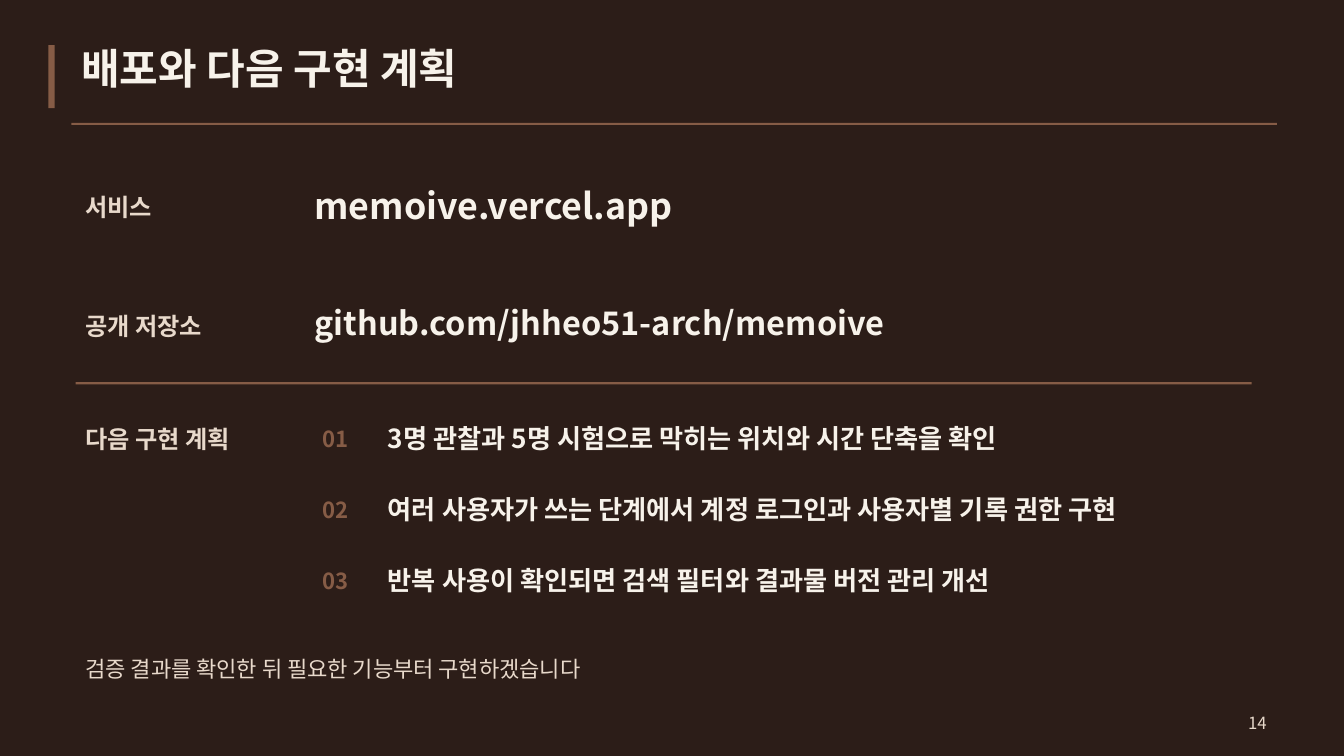
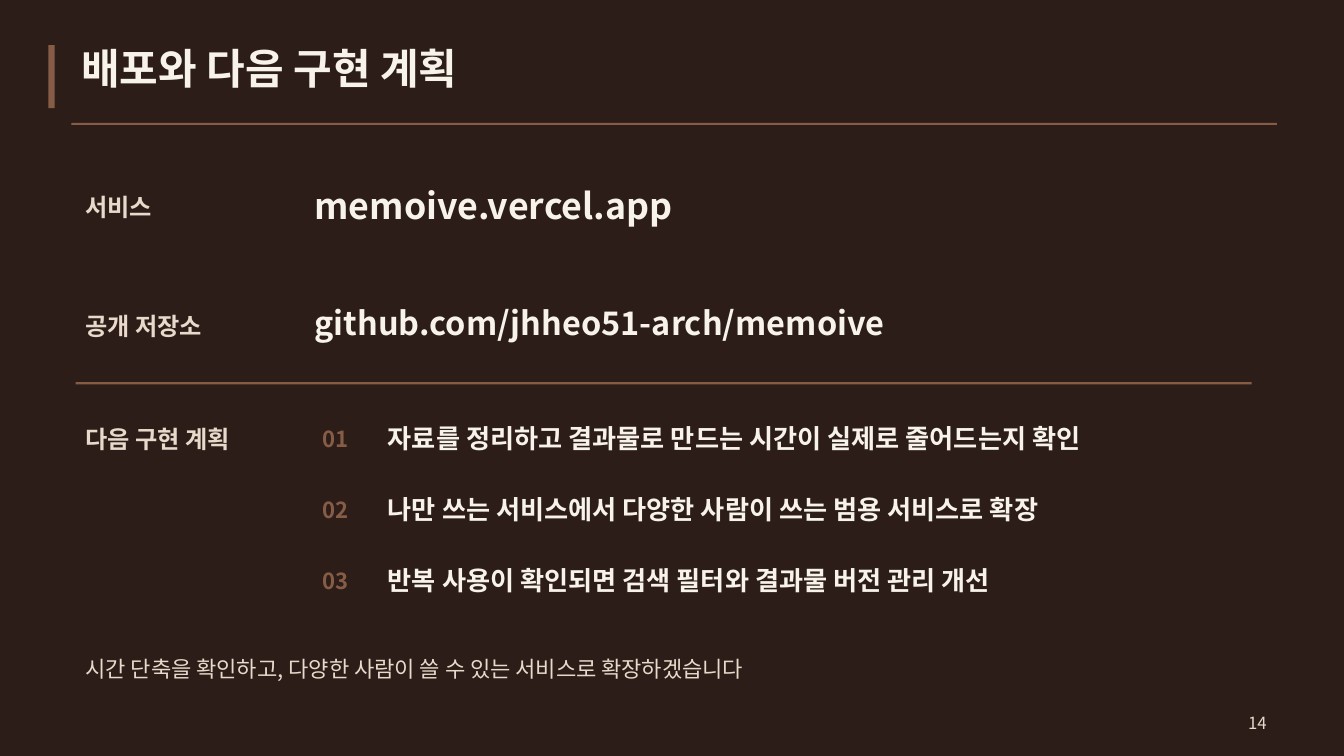
Before and after one commit to jhheo51-arch/memoive, a slide deck: slide 14 of docs/presentation/MEMOIVE-Presentation.pptx. Drawn at 1344x756 pixels with LibreOffice and Linux fonts; fonts in the diff are those of the drawing. Boxes give left, top, right and bottom in pixels: in the first picture for what was removed or moved away, otherwise in the second. Text is boxed around its words. In the diff, an @@ line names an element or a change of style, - is before the commit and + after.

Commit message:
docs: refine final presentation plan (#10)

```diff
--- a/docs/presentation/MEMOIVE-Presentation.pptx
+++ b/docs/presentation/MEMOIVE-Presentation.pptx
@@ text at bbox=[388, 426, 1080, 451]: text changed @@
-3명 관찰과 5명 시험으로 막히는 위치와 시간 단축을 확인
+자료를 정리하고 결과물로 만드는 시간이 실제로 줄어드는지 확인
@@ text at bbox=[388, 497, 1038, 522]: text changed @@
-여러 사용자가 쓰는 단계에서 계정 로그인과 사용자별 기록 권한 구현
+나만 쓰는 서비스에서 다양한 사람이 쓰는 범용 서비스로 확장
@@ text at bbox=[86, 658, 743, 681]: text changed @@
-검증 결과를 확인한 뒤 필요한 기능부터 구현하겠습니다
+시간 단축을 확인하고, 다양한 사람이 쓸 수 있는 서비스로 확장하겠습니다
```
